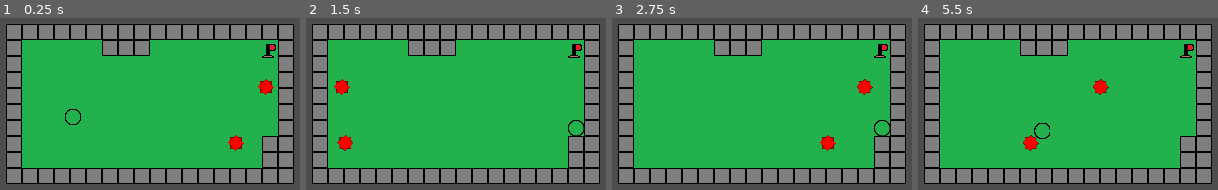
Above: before the commit, frames 1-4 (left to right).
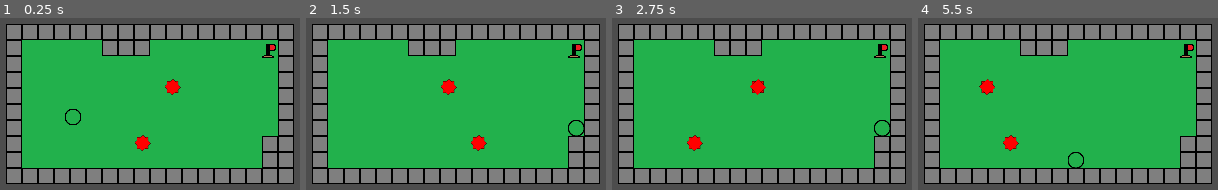
Above: after the commit, the same moments.

Repository: pt80/MobileGame
Game: Godot game, scene res://Scenes/Levels/NeilLevel.tscn
Two runs of this game, one before a commit and one after it. Both use one fixed random seed, a clock stepped at 60 frames per second and the inputs below. This scene is started directly instead of the project's main scene.
Inputs:
- Up to frame 1 (0.25 s): no input
- Up to frame 2 (1.5 s): hold D (right) 0.53-1.28 s; hold S (down) from 1.28 s (still down)
- Up to frame 3 (2.75 s): release S (down) at 2.03 s; hold D (right) from 2.03 s (still down)
- Up to frame 4 (5.5 s): release D (right) at 2.78 s; hold W (up) 2.78-3.53 s; hold A (left) 3.53-5.03 s; hold S (down) from 5.03 s (still down)

The runs differ from the first frame. In frame 1, 1.3% of the frame differs, in the area x 45-92%, y 35-78%; in frame 2, 1.3%; in frame 3, 1.3%; in frame 4, 1.5%, in the area x 20-64%, y 35-88%.

Commit message:
adjusted character collisions

Diff:
--- a/Scenes/Characters/Enemy.tscn
+++ b/Scenes/Characters/Enemy.tscn
@@ -6,7 +6,11 @@
 [sub_resource type="CircleShape2D" id="CircleShape2D_ucwi4"]
 radius = 7.07107
 
+[sub_resource type="CircleShape2D" id="CircleShape2D_opboe"]
+radius = 11.1803
+
 [node name="Enemy" type="CharacterBody2D"]
+collision_mask = 3
 script = ExtResource("1_nubdq")
 
 [node name="Sprite2D" type="Sprite2D" parent="."]
@@ -16,10 +20,9 @@
 [node name="CollisionShape2D" type="CollisionShape2D" parent="."]
 shape = SubResource("CircleShape2D_ucwi4")
 
-[node name="RayCastRight" type="RayCast2D" parent="."]
-rotation = -1.57131
-target_position = Vector2(0, 10)
+[node name="Area2D" type="Area2D" parent="."]
 
-[node name="RayCastLeft" type="RayCast2D" parent="."]
-rotation = -1.57131
-target_position = Vector2(0, -10)
+[node name="CollisionShape2D" type="CollisionShape2D" parent="Area2D"]
+shape = SubResource("CircleShape2D_opboe")
+
+[connection signal="body_entered" from="Area2D" to="." method="_on_area_2d_body_entered"]
--- a/Scenes/Characters/MainCharacter.tscn
+++ b/Scenes/Characters/MainCharacter.tscn
@@ -7,6 +7,8 @@
 radius = 31.0
 
 [node name="MainCharacter" type="CharacterBody2D"]
+collision_layer = 3
+collision_mask = 3
 script = ExtResource("1_jgkmw")
 
 [node name="Sprite2D" type="Sprite2D" parent="."]
--- a/Scripts/Enemy.gd
+++ b/Scripts/Enemy.gd
@@ -2,15 +2,13 @@
 
 const Speed = 200
 var Direction = 1
-@onready var ray_cast_right = $RayCastRight
-@onready var ray_cast_left = $RayCastLeft
 
-func _physics_process(delta):
-	if ray_cast_left.is_colliding() or ray_cast_right.is_colliding():
-		Direction *= -1
+func _physics_process(_delta):
 	velocity.x =  Direction * Speed
 	move_and_slide()
 
-func _on_body_entered(body):
+func _on_area_2d_body_entered(body):
 	if body.name == "MainCharacter":
 		body.Death()
+	else:
+		Direction *= -1
Not shown: 1 places in Scenes/Characters/Enemy.tscn that only renumber resources
